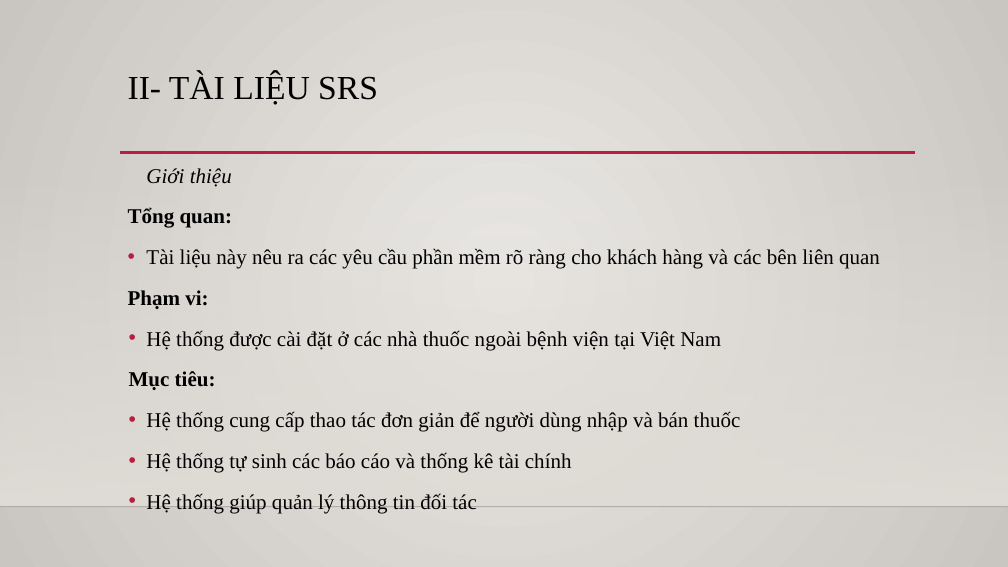
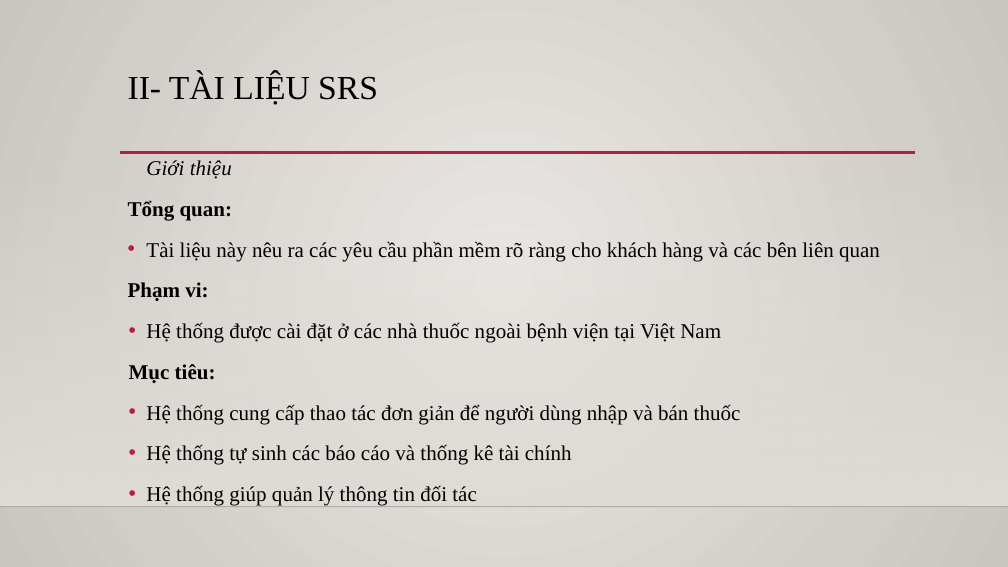
Before and after one commit to Linkadi98/Software-Requirement-Analystic, a slide deck: slide 6 of 108539.pptx. Drawn at 1008x567 pixels with LibreOffice and Linux fonts; fonts in the diff are those of the drawing; background and template pictures are left out. Boxes give left, top, right and bottom in pixels: in the first picture for what was removed or moved away, otherwise in the second. Text is boxed around its words. In the diff, an @@ line names an element or a change of style, - is before the commit and + after.

```diff
--- a/108539.pptx
+++ b/108539.pptx
@@ text "Giới thiệu": place and size @@
-text "Giới thiệu" at [128, 168, 880, 513]
+text "Giới thiệu" at [128, 160, 880, 506]
```
Also in this commit, not shown: 4 other slides changed, 1 slide added, 1 slide removed.
